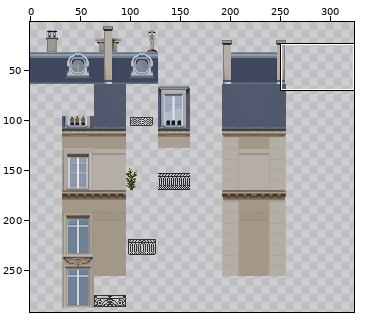
Edited in one commit: sprite sheet (img/sprite_sheets/parisian_tileset_test_2.png). The first picture is a wide view before the edit; the outline marks the close-up.
Close-up. Before the edit:
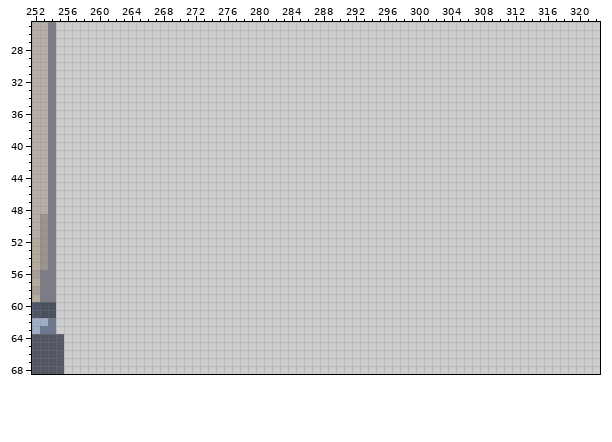
The file is 400x300 pixels. Colours within 5 levels of each other are drawn and written as one. Shown: x 252..322, y 25..68. The wide view leaves out empty margins.
New version:
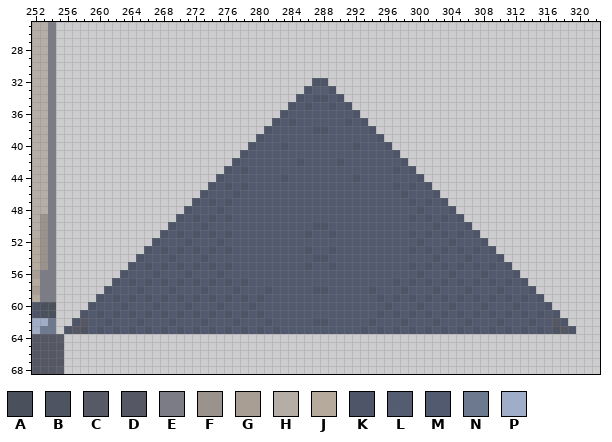
Palette (. is transparent): A #4a515c  B #4f5463  C #555864f9  D #555864  E #7c7c87  F #9a928d  G #a89e93  H #b5aea7  J #b5aa9b  K #4e5569  L #525a6ff9  M #525a6f  N #6c798f  P #a0adc8
Edits made:
Changed rows in their new state; - is an unchanged pixel.
first column x 256:
32 -------------------------------KK-------------------------------
33 ------------------------------KLLK------------------------------
34 -----------------------------KMKKMK-----------------------------
35 ----------------------------KMKMMKMK----------------------------
36 ---------------------------KMMMMMMMMK---------------------------
37 --------------------------KMKMMMMMMKMK--------------------------
38 -------------------------KMMMMMKKMMMMMK-------------------------
39 ------------------------KMMMMMMMMMMMMMMK------------------------
40 -----------------------KMMMKMMMMMMMMKMMMK-----------------------
41 ----------------------KMMMMMMMMMMMMMMMMMMK----------------------
42 ---------------------KMMMMMMMKMMMMKMMMMMMMK---------------------
43 --------------------KMKMMMMMMMMMMMMMMMMMMKMK--------------------
44 -------------------KMMMMMMMKMMMMMMMMKMMMMMMMK-------------------
45 ------------------KMKMKMMMMMMMMMMMMMMMMMMKMKMK------------------
46 -----------------KMMMKMMMMMMMMMMMMMMMMMMMMKMMMK-----------------
47 ----------------KMKMKMMMMMMMMMMMMMMMMMMMMMMKMKMK----------------
48 ---------------KMMMKMMMMMMMMMMMMMMMMMMMMMMMMKMMMK---------------
49 --------------KMKMKMKMMMMMMMMMMMMMMMMMMMMMMKMKMKMK--------------
50 -------------KMMMKMMMMMMMMMMMMMKKMMMMMMMMMMMMMKMMMK-------------
51 ------------KMKMKMKMKMMMMMMMMMKMMKMMMMMMMMMKMKMKMKMK------------
52 -----------KMMMKMMMKMMMMMMMMMMMMMMMMMMMMMMMMKMMMKMMMK-----------
53 ----------KMKMKMKMKMKMMMMMMMMMKMMKMMMMMMMMMKMKMKMKMKMK----------
54 ---------KMMMKMMMKMMMMMMMMMMMMMKKMMMMMMMMMMMMMKMMMKMMMK---------
55 --------KMKMKMKMKMKMKMMMMMMMMMKMMKMMMMMMMMMKMKMKMKMKMKMK--------
56 -------KMMMKMMMKMMMKMMMMMMMMMMMMMMMMMMMMMMMMKMMMKMMMKMMMK-------
57 ------KMKMKMKMKMKMKMKMKMMMMMMMMMMMMMMMMMMKMKMKMKMKMKMKMKMK------
58 -----KMMMKMMMKMMMKMMMKMMMKMMMMMKKMMMMMKMMMKMMMKMMMKMMMKMMMK-----
59 ----KMKMKMKMKMKMKMKMKMKMKMMMMMMMMMMMMMMKMKMKMKMKMKMKMKMKMKMK----
60 ---KMMMKMMMKMMMKMMMKMMMKMMMMMMMMMMMMMMMMKMMMKMMMKMMMKMMMKMMMK---
61 --KMKMKMKMKMKMKMKMKMKMKMKMMMMMMMMMMMMMMKMKMKMKMKMKMKMKMKMKMKMK--
62 -KDMMKMMMKMMMKMMMKMMMKMMMKMMMMMKKMMMMMKMMMKMMMKMMMKMMMKMMMKMMDK-
63 KDBMKMKMKMKMKMKMKMKMKMKMKMKMMMMMMMMMMKMKMKMKMKMKMKMKMKMKMKMKMBDK
